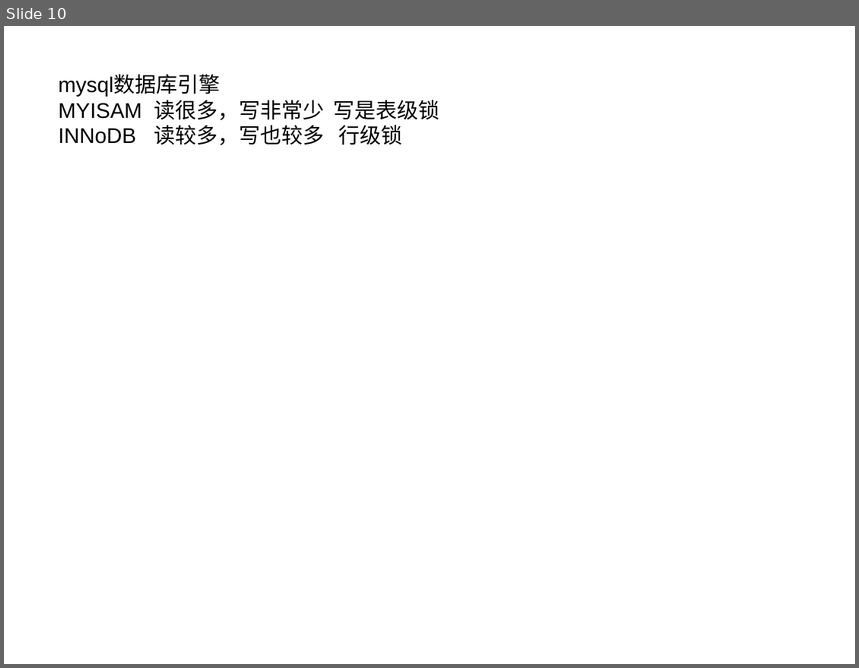
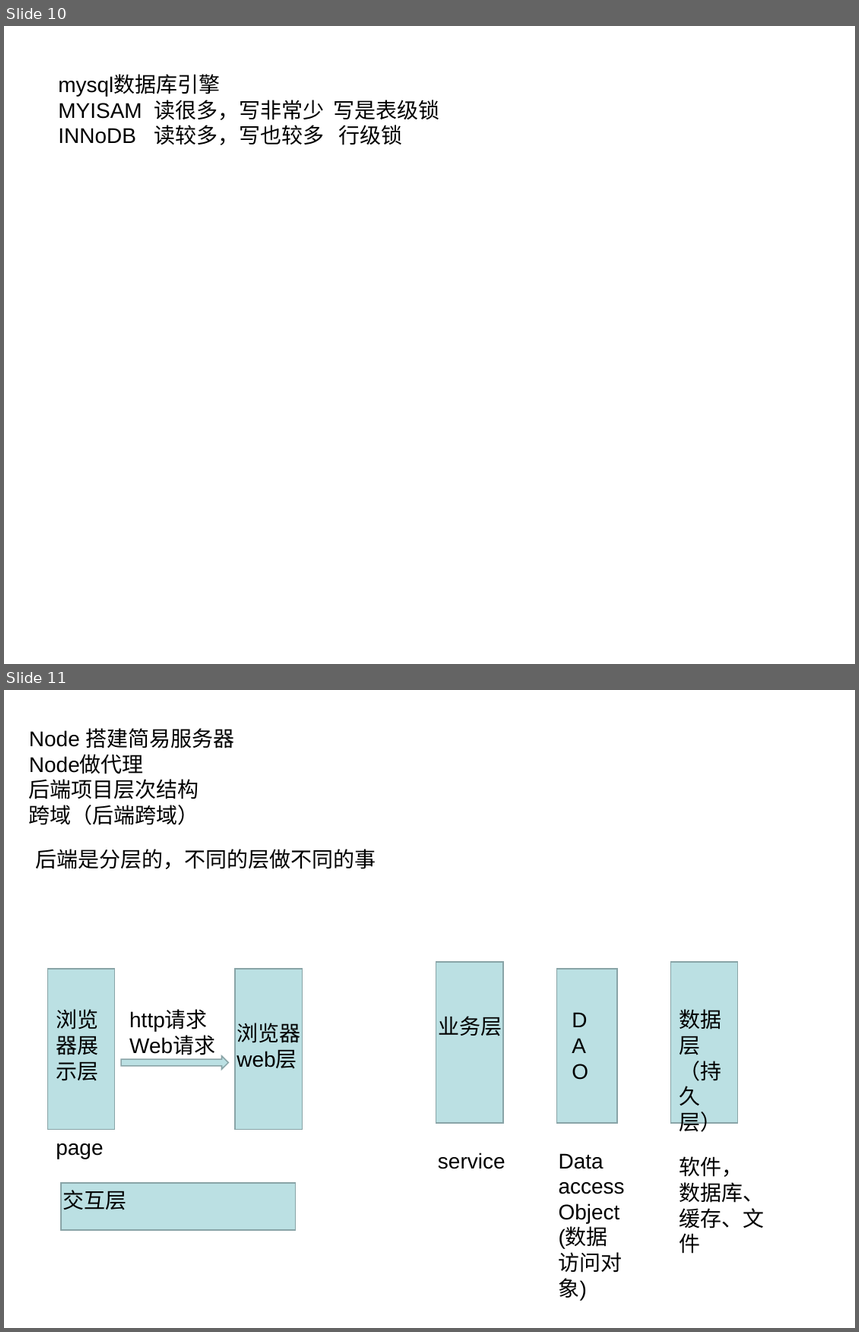
Before and after one commit to figerandlmj/duyiNativeJs, a slide deck: nodeJs/readme.ppt. Shown one above the other, each under a label of ours: slide 10 before the commit, slides 10 and 11 after it. The pictures are 859x668 and 859x1332 pixels, drawn with LibreOffice and Linux fonts; fonts in the diff are those of the drawing. Boxes give left, top, right and bottom in pixels: in the first picture for what was removed or moved away, otherwise in the second. Text is boxed around its words. In the diff, an @@ line names an element or a change of style, - is before the commit and + after.

```diff
--- a/nodeJs/readme.ppt
+++ b/nodeJs/readme.ppt
@@ slide 11 added at (4, 690, 855, 1328), background #FFFFFF @@
@@ text added at (29, 728, 235, 825), 18 pt, text #000000 @@
+Node 搭建简易服务器
+Node做代理
+后端项目层次结构
+跨域（后端跨域）
@@ text added at (36, 849, 376, 869), 18 pt, text #000000 @@
+后端是分层的，不同的层做不同的事
@@ rectangle added at (436, 962, 503, 1123), fill #BBE0E3, outline #89A4A7 0.99 pt @@
@@ rectangle added at (671, 962, 739, 1123), fill #BBE0E3, outline #89A4A7 0.99 pt @@
@@ rectangle added at (47, 969, 115, 1130), fill #BBE0E3, outline #89A4A7 0.99 pt @@
@@ rectangle added at (236, 969, 303, 1130), fill #BBE0E3, outline #89A4A7 0.99 pt @@
@@ rectangle added at (557, 969, 618, 1123), fill #BBE0E3, outline #89A4A7 0.99 pt @@
@@ text added at (563, 1002, 603, 1087), 18 pt, text #000000 @@
+DAO
@@ text added at (56, 1009, 98, 1081), 18 pt, text #000000 @@
+浏览器展示层
@@ text added at (129, 1011, 215, 1056), 18 pt, text #000000 @@
+http请求
+Web请求
@@ text added at (237, 1023, 300, 1069), 18 pt, text #000000 @@
+浏览器web层
@@ text added at (438, 1016, 502, 1037), 18 pt, text #000000 @@
+业务层
@@ text added at (680, 1009, 722, 1136), 18 pt, text #000000 @@
+数据层
+（持久层）
@@ right arrow added at (122, 1056, 229, 1070), fill #BBE0E3, outline #89A4A7 0.99 pt @@
@@ text added at (56, 1144, 103, 1159), 18 pt, text #000000 @@
+page
@@ text added at (438, 1153, 506, 1170), 18 pt, text #000000 @@
+service
@@ text added at (559, 1154, 625, 1301), 18 pt, text #000000 @@
+Data access
+Object
+(数据访问对象)
@@ text added at (680, 1157, 765, 1254), 18 pt, text #000000 @@
+软件，
+数据库、缓存、文件
@@ rectangle added at (61, 1184, 296, 1230), fill #BBE0E3, outline #89A4A7 0.99 pt @@
@@ text added at (63, 1190, 126, 1211), 18 pt, text #000000 @@
+交互层
```
Also in this commit, not shown: 1 slide changed, 2 other slides added, 11 other files.
